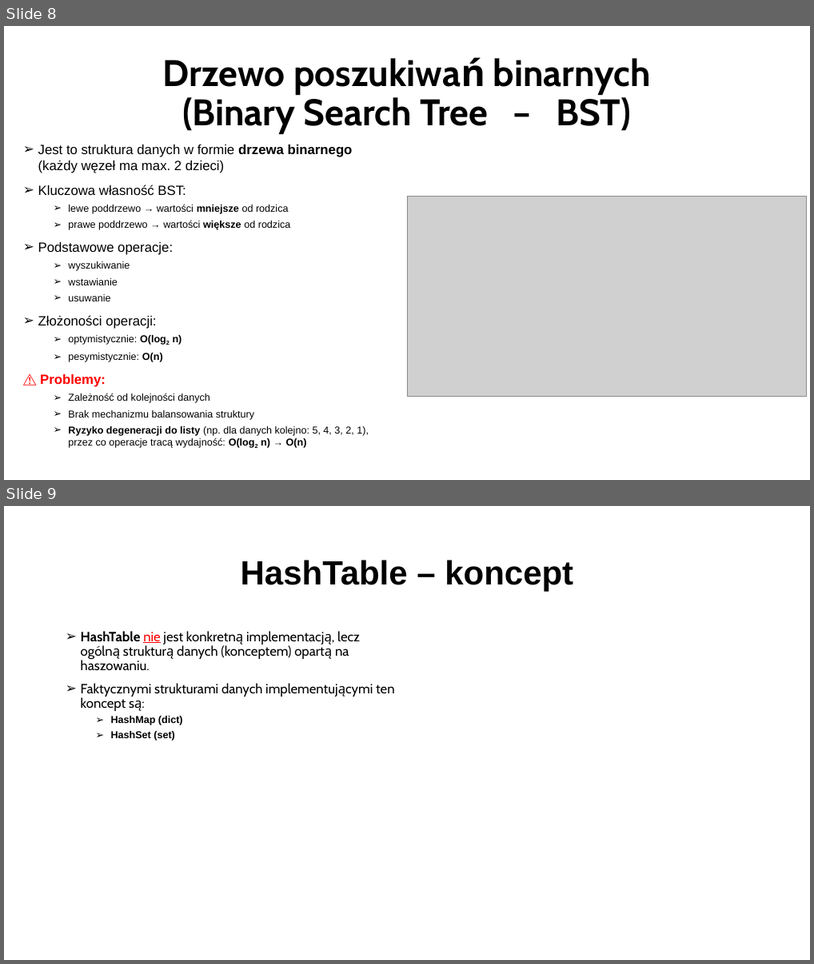
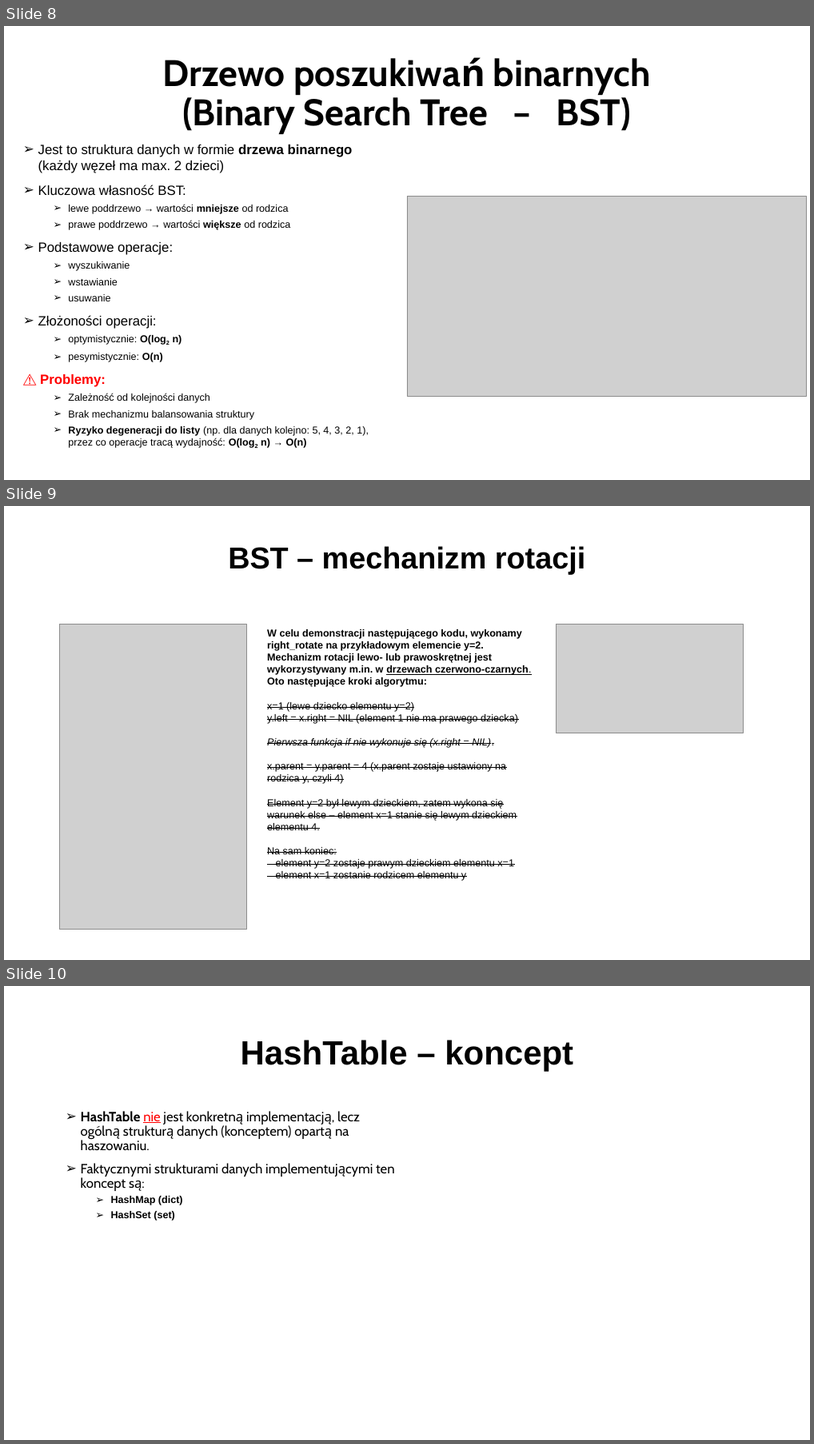
Before and after one commit to ktomczyk1/jpwp, a slide deck: ZSD/Prezentacja.pptx. Shown one above the other, each under a label of ours: slides 8 and 9 before the commit, slides 8, 9 and 10 after it. The pictures are 814x964 and 814x1444 pixels, drawn with LibreOffice and Linux fonts; fonts in the diff are those of the drawing; grey boxes stand for pictures. Boxes give left, top, right and bottom in pixels: in the first picture for what was removed or moved away, otherwise in the second. Text is boxed around its words. In the diff, an @@ line names an element or a change of style, - is before the commit and + after.

```diff
--- a/ZSD/Prezentacja.pptx
+++ b/ZSD/Prezentacja.pptx
@@ slide 9 added at <box>4,506,810,960</box>, background #FFFFFF @@
@@ title added at <box>228,546,586,574</box>, 36 pt, text #000000, bold @@
+BST – mechanizm rotacji
@@ picture added at <box>60,624,246,929</box> @@
@@ picture added at <box>556,624,743,733</box> @@
@@ text added at <box>267,629,532,880</box>, 12 pt, text #000000, strikethrough @@
+W celu demonstracji następującego kodu, wykonamy right_rotate na przykładowym elemencie y=2.
+Mechanizm rotacji lewo- lub prawoskrętnej jest wykorzystywany m.in. w drzewach czerwono-czarnych.
+Oto następujące kroki algorytmu:
+x=1 (lewe dziecko elementu y=2)
+y.left = x.right = NIL (element 1 nie ma prawego dziecka)
+Pierwsza funkcja if nie wykonuje się (x.right = NIL).
+x.parent = y.parent = 4 (x.parent zostaje ustawiony na rodzica y, czyli 4)
+Element y=2 był lewym dzieckiem, zatem wykona się warunek else – element x=1 stanie się lewym dzieckiem elementu 4.
+Na sam koniec:
+element y=2 zostaje prawym dzieckiem elementu x=1
+element x=1 zostanie rodzicem elementu y
@@ what was slide 9 is now slide 10 @@
```
Also in this commit, not shown: 6 slides changed, 5 other files.
